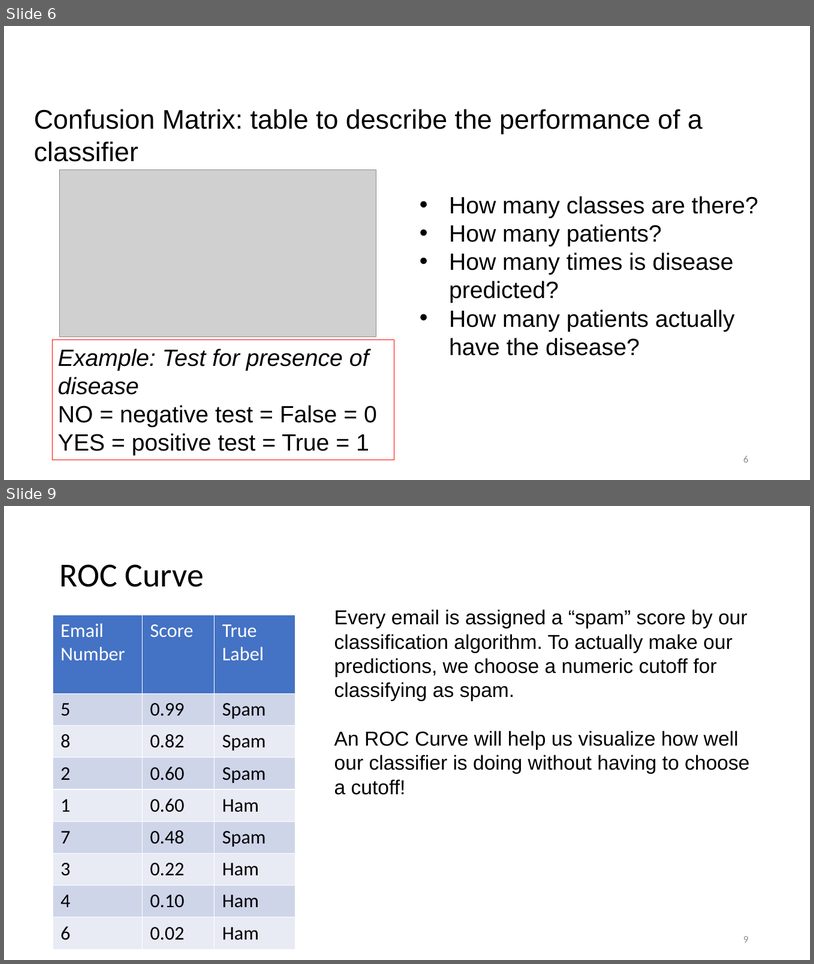
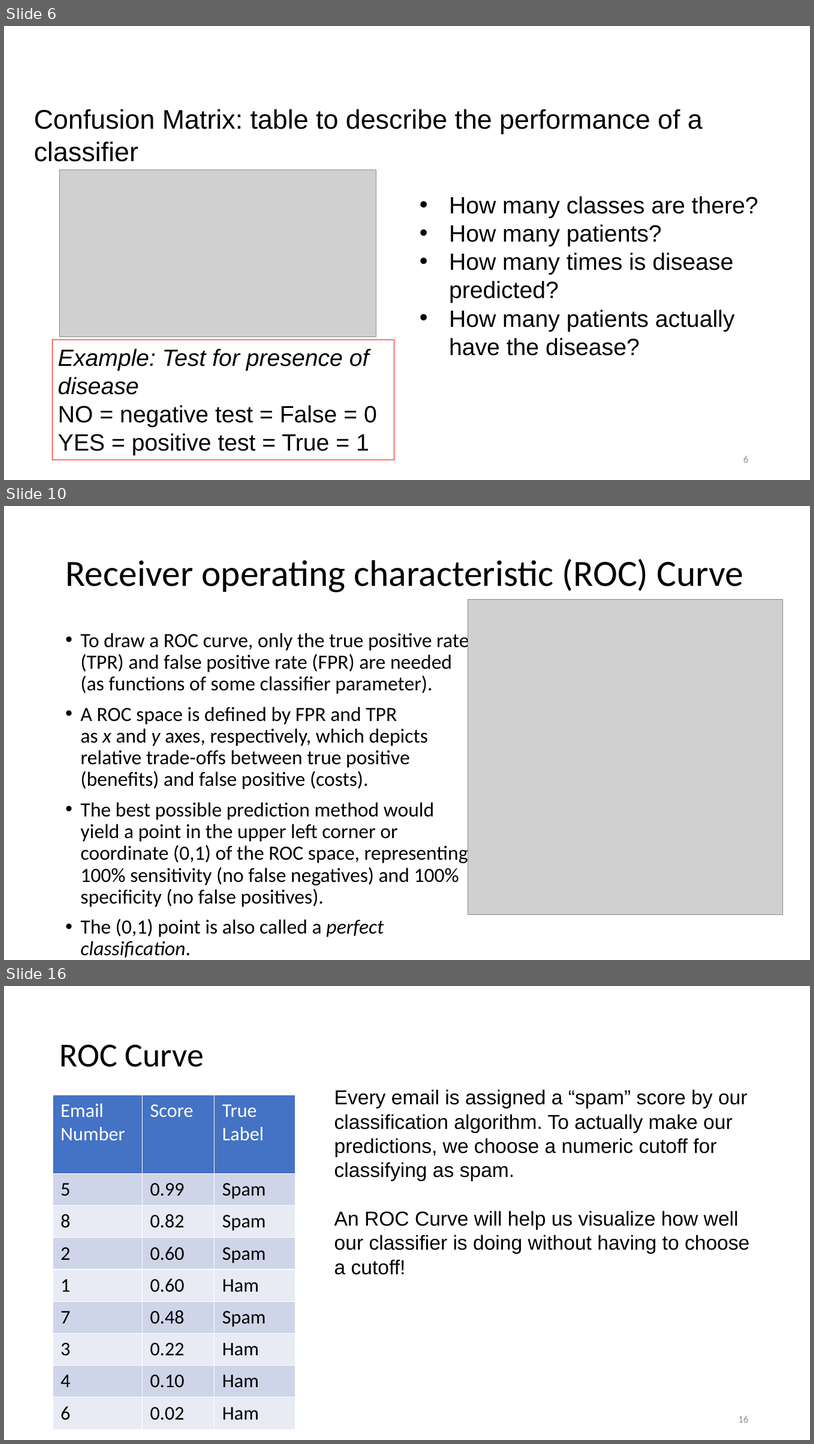
Before and after one commit to jayurbain/DataScienceIntro, a slide deck: slides/07_model_evaluation_and_metrics.pptx. Shown one above the other, each under a label of ours: slides 6 and 9 before the commit, slides 6, 10 and 16 after it; the slides between them are not shown. The pictures are 814x964 and 814x1444 pixels, drawn with LibreOffice and Linux fonts; fonts in the diff are those of the drawing; grey boxes stand for pictures. Boxes give left, top, right and bottom in pixels: in the first picture for what was removed or moved away, otherwise in the second. Text is boxed around its words. In the diff, an @@ line names an element or a change of style, - is before the commit and + after.

```diff
--- a/slides/07_model_evaluation_and_metrics.pptx
+++ b/slides/07_model_evaluation_and_metrics.pptx
@@ slide 10 added at box(4, 506, 810, 960), background #FFFFFF @@
@@ title added at box(65, 559, 744, 592), 44 pt, text #000000 @@
+Receiver operating characteristic (ROC) Curve
@@ picture added at box(468, 600, 783, 915) @@
@@ text added at box(81, 630, 469, 957), 24 pt, text #000000 @@
+• To draw a ROC curve, only the true positive rate (TPR) and false positive rate (FPR) are needed (as functions of some classifier parameter).
+• A ROC space is defined by FPR and TPR as x and y axes, respectively, which depicts relative trade-offs between true positive (benefits) and false positive (costs).
+• The best possible prediction method would yield a point in the upper left corner or coordinate (0,1) of the ROC space, representing 100% sensitivity (no false negatives) and 100% specificity (no false positives).
+• The (0,1) point is also called a perfect classification.
@@ what was slide 9 is now slide 16 @@
@@ page number at box(738, 1416, 749, 1422): text changed @@
-9
+16
```
Also in this commit, not shown: 3 slides changed, 6 other slides added, 1 other file.
